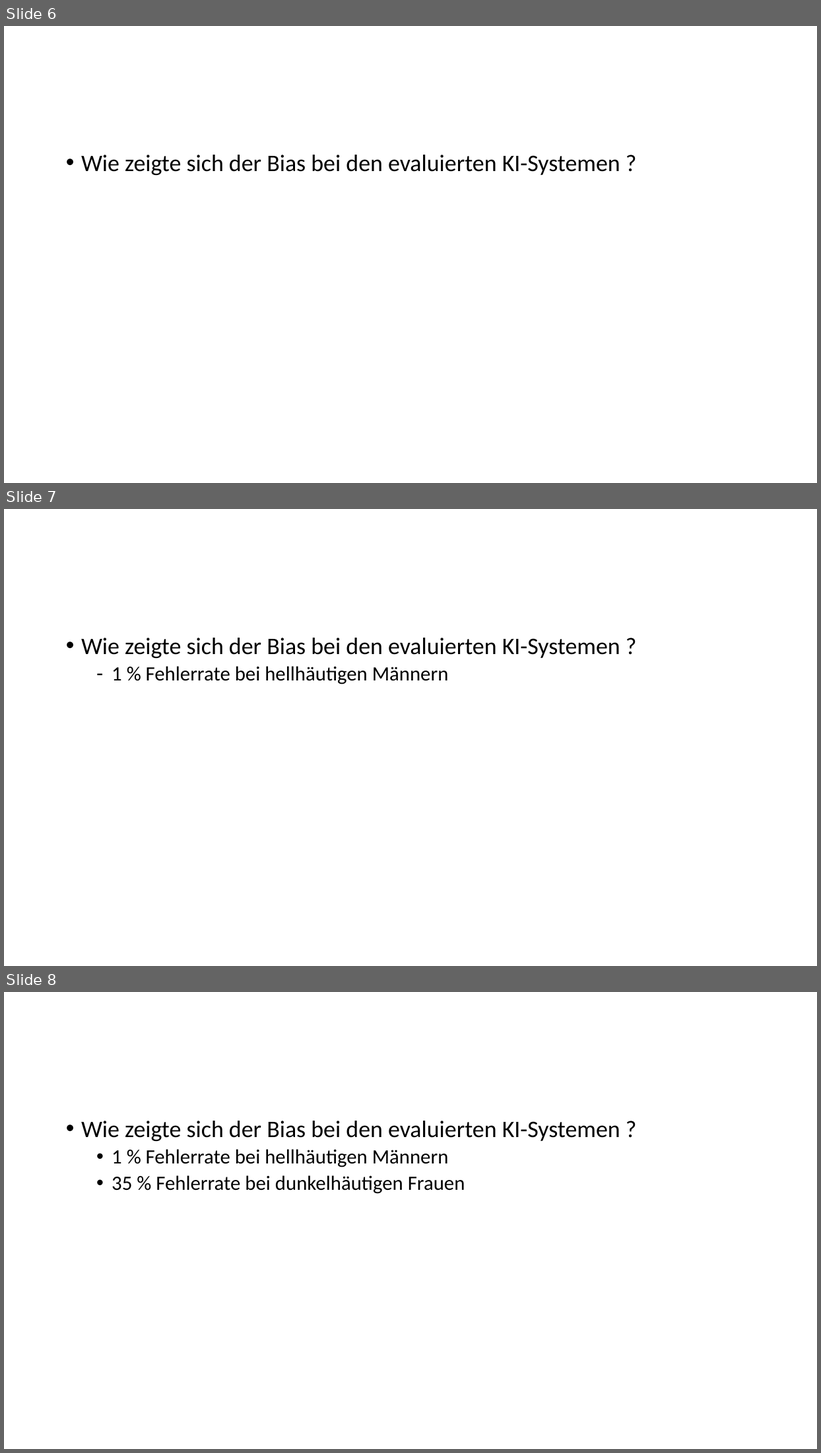
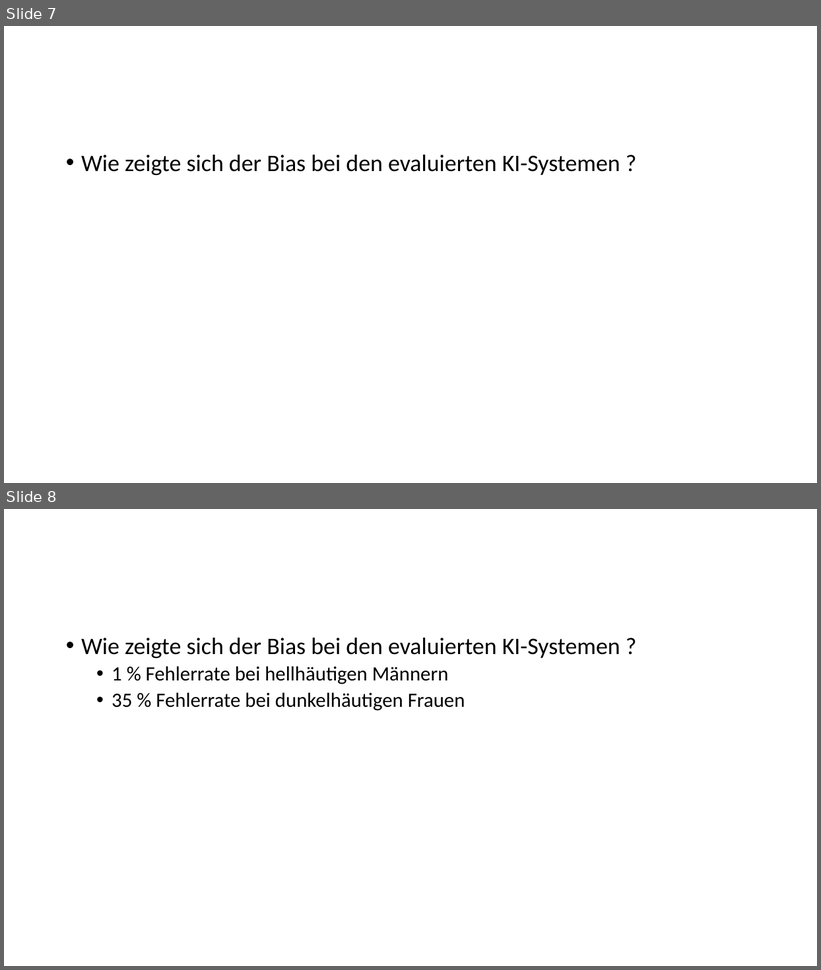
Before and after one commit to bosinoliver/ros-kinect-roboticarm, a slide deck: Kognitive Systeme Vortrag/Ethics in AI.pptx. Shown one above the other, each under a label of ours: slides 6, 7 and 8 before the commit, slides 7 and 8 after it. The pictures are 821x1453 and 821x970 pixels, drawn with LibreOffice and Linux fonts; fonts in the diff are those of the drawing; background and template pictures are left out. Boxes give left, top, right and bottom in pixels: in the first picture for what was removed or moved away, otherwise in the second. Text is boxed around its words. In the diff, an @@ line names an element or a change of style, - is before the commit and + after.

```diff
--- a/Kognitive Systeme Vortrag/Ethics in AI.pptx
+++ b/Kognitive Systeme Vortrag/Ethics in AI.pptx
@@ slide 7 removed at [4, 509, 817, 966], background #FFFFFF @@
@@ text removed at [81, 638, 620, 685] @@
-• Wie zeigte sich der Bias bei den evaluierten KI-Systemen ?
-  – 1 % Fehlerrate bei hellhäutigen Männern
@@ what was slide 6 is now slide 7 @@
```
Also in this commit, not shown: 8 slides changed, 9 slides added, 1 other slide removed, 1 other file.
